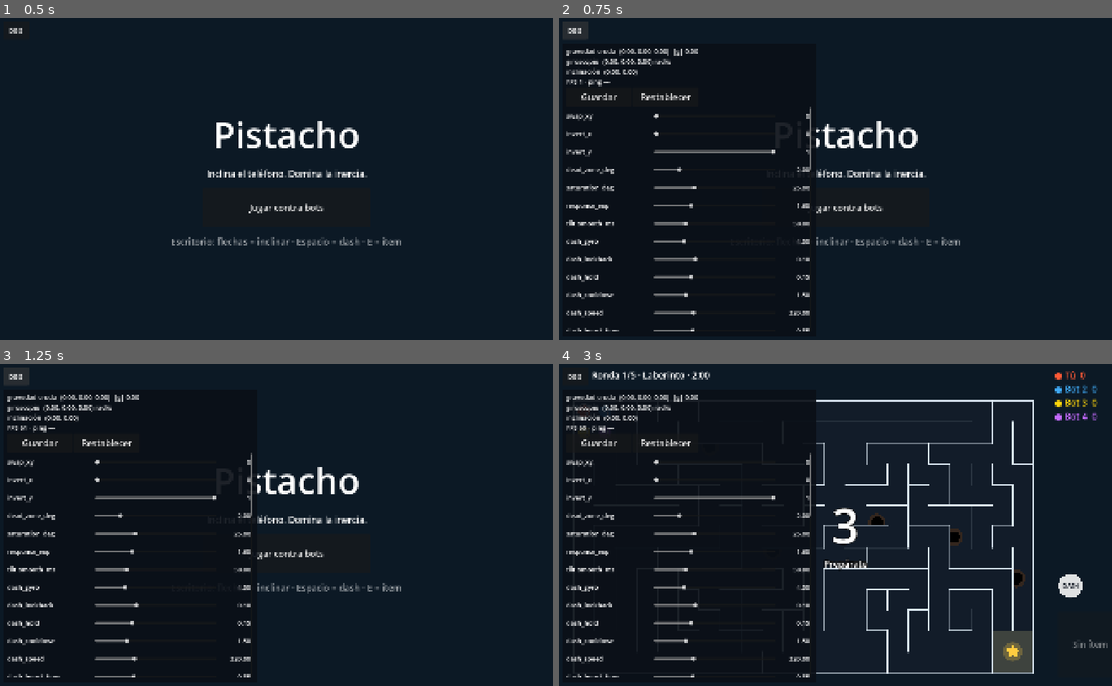
Above: before the commit, frames 1-4 (two rows, left to right).
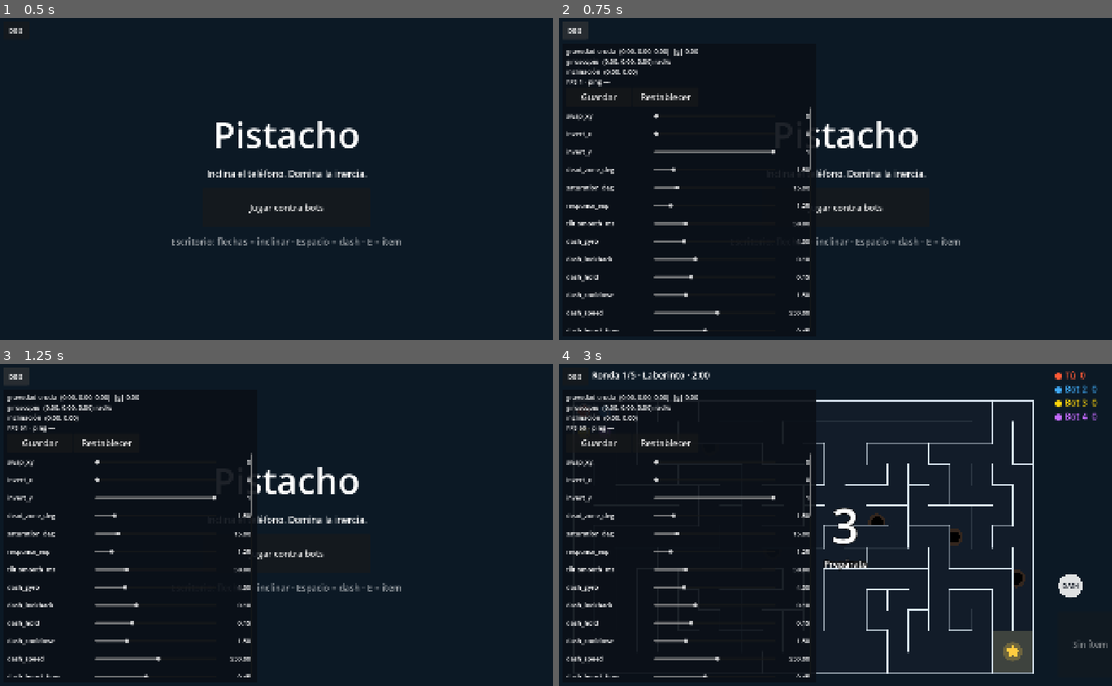
Above: after the commit, the same moments.

Repository: varinia-idk/Pistacho
Game: Godot game, scene res://scenes/main.tscn
Same seed, same stepped clock (60 frames per second), same inputs: the game is played once before the commit and once after it.
Inputs:
- Up to frame 1 (0.5 s): no input
- Up to frame 2 (0.75 s): click "DBG" at 0.5 s
- Up to frame 3 (1.25 s): no input
- Up to frame 4 (3 s): click "Guardar" at 1.25 s; click "Restablecer" at 2 s; click "Jugar contra bots" at 2.75 s

Frame 1 is identical in both runs. In frame 2, 0.2% of the frame differs, in the area x 19-46%, y 46-98%; in frame 3, 0.2%; in frame 4, 0.2%.

Commit message:
Control más sensible, rebotes por pares y dash notable
- Inclinación proyectada en el plano tangente a g0: no pierde sensibilidad
  al sostener el teléfono inclinado. Curva 1.5°/15°/1.25.
- Rebote resultante configurable por par (pared 0.05, jugadores 0.6),
  compensando que Godot suma los rebotes de ambos cuerpos.
- Dash: anula la velocidad en contra, 550 px/s, sin amortiguación durante
  el impulso, estela, onda y vibración.
- config.json guarda solo valores cambiados, con versión.
- Test de inclinación headless.

Co-Authored-By: Claude Opus 5.5 <noreply@anthropic.com>

Diff:
--- a/scripts/autoload/config.gd
+++ b/scripts/autoload/config.gd
@@ -5,21 +5,23 @@
 signal changed(key: String)
 
 const PATH := "user://config.json"
+## Subir al cambiar el significado de una clave: los ajustes guardados con otra versión se descartan.
+const VERSION := 2
 const DEFAULTS := {
 	# Control
 	"swap_xy": [0, 0, 1],
 	"invert_x": [0, 0, 1],
 	"invert_y": [1, 0, 1],
-	"dead_zone_deg": [2.0, 0.0, 10.0],
-	"saturation_deg": [25.0, 8.0, 60.0],
-	"response_exp": [1.6, 1.0, 3.0],
+	"dead_zone_deg": [1.5, 0.0, 10.0],
+	"saturation_deg": [15.0, 5.0, 60.0],
+	"response_exp": [1.25, 1.0, 3.0],
 	"tilt_smooth_ms": [50.0, 0.0, 200.0],
 	"dash_gyro": [4.0, 1.5, 12.0],
 	"dash_lookback": [0.1, 0.0, 0.3],
 	"dash_hold": [0.15, 0.0, 0.5],
 	"dash_cooldown": [1.5, 0.3, 5.0],
-	"dash_speed": [320.0, 50.0, 900.0],
-	"dash_boost_time": [0.35, 0.05, 1.0],
+	"dash_speed": [550.0, 50.0, 1000.0],
+	"dash_boost_time": [0.45, 0.05, 1.0],
 	"vibration": [1, 0, 1],
 	"hit_vibe_dv": [140.0, 20.0, 600.0],
 	# Física
@@ -28,8 +30,8 @@
 	"max_speed": [380.0, 120.0, 900.0],
 	"damping": [1.0, 0.0, 6.0],
 	"friction": [0.1, 0.0, 1.0],
-	"player_bounce": [0.6, 0.0, 1.0],
-	"wall_bounce": [0.2, 0.0, 1.0],
+	"player_bounce": [0.6, 0.0, 1.0],   # Rebote resultante entre jugadores.
+	"wall_bounce": [0.05, 0.0, 1.0],    # Rebote resultante contra paredes.
 	# Partida
 	"rounds": [5, 1, 15],
 	"round_time": [120.0, 30.0, 300.0],
@@ -118,12 +120,18 @@
 	changed.emit("")
 
 
+## Solo guarda lo que difiere del valor por defecto: los cambios de defaults llegan a quien no tocó esa clave.
 func save_file() -> void:
+	var overrides := {"_version": VERSION}
+	var base := defaults()
+	for key: String in _values:
+		if _values[key] != base[key]:
+			overrides[key] = _values[key]
 	var file := FileAccess.open(PATH, FileAccess.WRITE)
 	if file == null:
 		push_warning("No se pudo guardar %s: %s" % [PATH, error_string(FileAccess.get_open_error())])
 		return
-	file.store_string(JSON.stringify(_values, "\t", true))
+	file.store_string(JSON.stringify(overrides, "\t", true))
 
 
 func load_file() -> void:
@@ -133,6 +141,9 @@
 	if not parsed is Dictionary:
 		push_warning("Ignorando %s: JSON inválido" % PATH)
 		return
+	if parsed.get("_version", 0) != VERSION:
+		push_warning("Ignorando %s: guardado con otra versión de Config" % PATH)
+		return
 	for key: Variant in parsed:
 		var stored: Variant = parsed[key]
 		if key is String and (stored is float or stored is int):
--- a/scripts/autoload/game.gd
+++ b/scripts/autoload/game.gd
@@ -102,6 +102,7 @@
 		if slot == local_slot:
 			player.hit.connect(_on_local_hit)
 			player.fell.connect(_vibrate.bind(120))
+			player.dashed.connect(_vibrate.bind(30))
 		elif mode.uses_bots():
 			bots.append(Bot.new(slot, _rng.randi()))
 	tilt.reset()
--- /dev/null
+++ b/scripts/input/tilt_math.gd
@@ -0,0 +1,26 @@
+extends RefCounted
+## Matemática pura de la inclinación (sin autoloads, para probarla en headless).
+
+
+## Ejes del plano tangente a g0, alineados con la pantalla (x derecha, y arriba en coordenadas del sensor).
+## Proyectar sobre ellos da |v| = sin(ángulo respecto a g0) sin importar cómo se sostenga el teléfono;
+## las componentes XY crudas de (g − g0) se reducen por cos(inclinación de sujeción).
+static func basis(g0: Vector3) -> Array[Vector3]:
+	var right := Vector3.RIGHT - g0 * g0.dot(Vector3.RIGHT)
+	if right.length() < 0.1:
+		return [Vector3.RIGHT, Vector3.UP]
+	right = right.normalized()
+	return [right, right.cross(g0).normalized()]
+
+
+static func project(gravity_unit: Vector3, axes: Array[Vector3]) -> Vector2:
+	return Vector2(gravity_unit.dot(axes[0]), gravity_unit.dot(axes[1]))
+
+
+## Zona muerta y saturación como sin(ángulo); curva radial pow(t, exponente).
+static func shape(v: Vector2, dead: float, full: float, exponent: float) -> Vector2:
+	var magnitude := v.length()
+	if magnitude <= dead or full <= dead:
+		return Vector2.ZERO
+	var t := clampf((magnitude - dead) / (full - dead), 0.0, 1.0)
+	return v / magnitude * pow(t, exponent)
--- a/scripts/input/tilt_reader.gd
+++ b/scripts/input/tilt_reader.gd
@@ -1,6 +1,8 @@
 extends RefCounted
 ## Inclinación local: Input.get_gravity() en móvil, flechas en escritorio.
 ## Nunca integra el giroscopio; solo lo usa para detectar el gesto de dash.
+
+const TiltMath = preload("res://scripts/input/tilt_math.gd")
 
 var raw_gravity := Vector3.ZERO
 var raw_gyro := Vector3.ZERO
@@ -9,6 +11,7 @@
 var calibrating := false
 var use_sensors := OS.has_feature("mobile")
 
+var _axes: Array[Vector3] = TiltMath.basis(Vector3(0.0, 0.0, -1.0))
 var _calibration_sum := Vector3.ZERO
 var _dash_pending := false
 var _armed := true
@@ -48,6 +51,7 @@
 	calibrating = false
 	if _calibration_sum.length() > 0.5:
 		g0 = _calibration_sum.normalized()
+		_axes = TiltMath.basis(g0)
 	value = Vector2.ZERO
 
 
@@ -67,32 +71,21 @@
 func _from_gravity() -> Vector2:
 	if raw_gravity.length() < 1.0:
 		return Vector2.ZERO
-	var d := raw_gravity.normalized() - g0
-	var v := Vector2(d.x, d.y)
+	# Componentes de (g − g0) en el plano tangente a g0 (ver tilt_math.gd).
+	var v := TiltMath.project(raw_gravity.normalized(), _axes)
 	if Config.flag("swap_xy"):
 		v = Vector2(v.y, v.x)
 	if Config.flag("invert_x"):
 		v.x = -v.x
 	if Config.flag("invert_y"):
 		v.y = -v.y
-	return curve(v)
+	return TiltMath.shape(v, sin(deg_to_rad(Config.value("dead_zone_deg"))), sin(deg_to_rad(Config.value("saturation_deg"))), Config.value("response_exp"))
 
 
 func _from_keys() -> Vector2:
 	return Vector2(
 		float(Input.is_physical_key_pressed(KEY_RIGHT)) - float(Input.is_physical_key_pressed(KEY_LEFT)),
 		float(Input.is_physical_key_pressed(KEY_DOWN)) - float(Input.is_physical_key_pressed(KEY_UP))).limit_length(1.0)
-
-
-## Zona muerta y saturación como sin(ángulo); curva radial pow(t, response_exp).
-static func curve(v: Vector2) -> Vector2:
-	var dead := sin(deg_to_rad(Config.value("dead_zone_deg")))
-	var full := sin(deg_to_rad(Config.value("saturation_deg")))
-	var magnitude := v.length()
-	if magnitude <= dead or full <= dead:
-		return Vector2.ZERO
-	var t := clampf((magnitude - dead) / (full - dead), 0.0, 1.0)
-	return v / magnitude * pow(t, Config.value("response_exp"))
 
 
 func _detect_dash(delta: float) -> void:
--- a/scripts/modes/maze/maze_mode.gd
+++ b/scripts/modes/maze/maze_mode.gd
@@ -25,6 +25,7 @@
 var finish_order: Array[int] = []
 var history: Dictionary[int, Array] = {}
 var _effects := Node2D.new()
+var _walls: StaticBody2D
 var _bot_run: Dictionary[int, int] = {}
 var _bot_axis: Dictionary[int, Vector2] = {}
 var _bot_hole: Dictionary[int, int] = {}
@@ -62,12 +63,13 @@
 
 func build_physics() -> void:
 	var body := StaticBody2D.new()
+	_walls = body
 	body.name = "Walls"
 	body.collision_layer = Player.LAYER_WALLS
 	body.collision_mask = 0
 	body.physics_material_override = PhysicsMaterial.new()
-	body.physics_material_override.bounce = Config.value("wall_bounce")
-	body.physics_material_override.friction = Config.value("friction")
+	Player.configure_wall_material(body.physics_material_override)
+	Config.changed.connect(_on_config_changed)
 	for i in range(0, segments.size(), 2):
 		var from := segments[i]
 		var to := segments[i + 1]
@@ -81,6 +83,10 @@
 		collider.position = (from + to) * 0.5
 		body.add_child(collider)
 	add_child(body)
+
+
+func _on_config_changed(_key: String) -> void:
+	Player.configure_wall_material(_walls.physics_material_override)
 
 
 func spawn_points() -> Array[Vector2]:
--- a/scripts/players/player.gd
+++ b/scripts/players/player.gd
@@ -3,6 +3,7 @@
 
 signal hit(strength: float)
 signal fell
+signal dashed
 
 enum State { ALIVE, FALLING }
 
@@ -60,10 +61,19 @@
 	Config.changed.connect(_apply_config)
 
 
+## Godot suma los rebotes de ambos cuerpos (y la fricción usa el mínimo). Cada jugador aporta la mitad
+## de player_bounce; la pared aporta la diferencia hasta wall_bounce, restándola (absorbent) si es negativa.
 func _apply_config(_key: String) -> void:
 	linear_damp = Config.value("damping")
 	physics_material_override.friction = Config.value("friction")
-	physics_material_override.bounce = Config.value("player_bounce")
+	physics_material_override.bounce = Config.value("player_bounce") * 0.5
+
+
+static func configure_wall_material(wall: PhysicsMaterial) -> void:
+	var contribution := Config.value("wall_bounce") - Config.value("player_bounce") * 0.5
+	wall.absorbent = contribution < 0.0
+	wall.bounce = absf(contribution)
+	wall.friction = Config.value("friction")
 
 
 ## Paso de reglas comunes; lo llama GameMode.physics_step antes del paso físico.
@@ -75,11 +85,11 @@
 		teleport(respawn_at)
 		invuln_until = time + Config.value("invuln_time")
 		_set_layers(true)
-	var max_speed := Config.value("max_speed")
-	var boost := 0.0
-	if time < boost_until:
-		boost = Config.value("dash_speed") * (boost_until - time) / Config.value("dash_boost_time")
-	_speed_cap = max_speed + boost
+	# Durante el dash: sin amortiguación y con un tope de velocidad que cae al final (1 − p²).
+	var boosting := time < boost_until
+	var progress := 1.0 - (boost_until - time) / Config.value("dash_boost_time") if boosting else 1.0
+	linear_damp = 0.0 if boosting else Config.value("damping")
+	_speed_cap = Config.value("max_speed") + Config.value("dash_speed") * (1.0 - progress * progress)
 	if state == State.ALIVE:
 		apply_central_force(tilt * Config.value("tilt_accel") * mass)
 	_update_view()
@@ -91,10 +101,14 @@
 	var direction := tilt if tilt.length() > 0.15 else linear_velocity
 	if direction.length() < 0.001:
 		return false
-	apply_central_impulse(direction.normalized() * Config.value("dash_speed") * mass)
+	direction = direction.normalized()
+	# Anula la velocidad en contra antes del impulso: el dash también sirve para girar en seco.
+	var against := minf(linear_velocity.dot(direction), 0.0)
+	apply_central_impulse(direction * (Config.value("dash_speed") - against) * mass)
 	dash_ready_at = time + Config.value("dash_cooldown")
 	boost_until = time + Config.value("dash_boost_time")
 	_dashed = true
+	dashed.emit()
 	return true
 
 
@@ -161,6 +175,7 @@
 	view.invulnerable = ghost or is_invulnerable()
 	var cooldown := Config.value("dash_cooldown")
 	view.dash_ready = clampf(1.0 - (dash_ready_at - clock) / cooldown, 0.0, 1.0)
+	view.boost = clampf((boost_until - clock) / Config.value("dash_boost_time"), 0.0, 1.0)
 	if linear_velocity.length() > 20.0:
 		view.heading = linear_velocity.normalized()
 	elif tilt.length() > 0.1:
--- a/scripts/players/player_view.gd
+++ b/scripts/players/player_view.gd
@@ -7,6 +7,7 @@
 var falling := 0.0          ## 0..1 progreso de la caída
 var invulnerable := false
 var dash_ready := 1.0       ## 0..1 recarga del dash
+var boost := 0.0            ## 1 al iniciar el dash, 0 al terminar
 var heading := Vector2.RIGHT
 
 
@@ -21,6 +22,11 @@
 	var body := color.darkened(falling * 0.6)
 	if invulnerable:
 		body.a = 0.5
+	if boost > 0.0:
+		# Estela detrás y onda expansiva al arrancar el dash.
+		for k in range(4, 0, -1):
+			draw_circle(-heading * size * 0.6 * k, size * (1.0 - 0.14 * k), Color(color, 0.5 * boost * (1.0 - k / 5.0)), true, -1.0, true)
+		draw_arc(Vector2.ZERO, size + 8.0 + 40.0 * (1.0 - boost), 0.0, TAU, 48, Color(1, 1, 1, boost * boost), 4.0, true)
 	draw_circle(Vector2(0.0, size * 0.22), size, Color(0, 0, 0, 0.35 * body.a), true, -1.0, true)
 	draw_circle(Vector2.ZERO, size, body, true, -1.0, true)
 	draw_circle(Vector2(-0.3, -0.35) * size, size * 0.28, Color(1, 1, 1, 0.35 * body.a), true, -1.0, true)
--- /dev/null
+++ b/tests/test_tilt.gd
@@ -0,0 +1,41 @@
+extends SceneTree
+## godot --headless --path . -s res://tests/test_tilt.gd
+
+const TiltMath = preload("res://scripts/input/tilt_math.gd")
+const TILT_DEG := 10.0
+
+
+func _init() -> void:
+	var failures := 0
+	# Sostenido plano o inclinado hacia el jugador: inclinar 10° debe medir sin(10°) en las 4 direcciones.
+	for hold in [0.0, 30.0, 45.0, 60.0]:
+		var g0 := Vector3(0.0, 0.0, -1.0).rotated(Vector3.RIGHT, deg_to_rad(hold))
+		var axes := TiltMath.basis(g0)
+		# Girar el teléfono un ángulo sobre un eje perpendicular a g0 (cabeceo: eje X de la pantalla;
+		# alabeo: eje horizontal hacia delante) gira la gravedad medida ese mismo ángulo.
+		# Un giro positivo sobre axes[1] lleva la gravedad hacia −x; sobre axes[0], hacia +y.
+		for turn: Array in [[axes[1], -1.0, Vector2.RIGHT], [axes[1], 1.0, Vector2.LEFT], [axes[0], 1.0, Vector2.DOWN], [axes[0], -1.0, Vector2.UP]]:
+			var direction: Vector2 = turn[2]
+			var g := g0.rotated(turn[0], deg_to_rad(TILT_DEG) * turn[1])
+			var v := TiltMath.project(g, axes)
+			if absf(v.length() - sin(deg_to_rad(TILT_DEG))) > 1e-4 or v.normalized().dot(direction) < 0.9999:
+				failures += 1
+				printerr("sujeción %.0f°, dirección %s: %s" % [hold, direction, v])
+	# Curva: cero dentro de la zona muerta, 1 en saturación, monótona en medio.
+	var dead := sin(deg_to_rad(1.5))
+	var full := sin(deg_to_rad(15.0))
+	if TiltMath.shape(Vector2(dead * 0.9, 0.0), dead, full, 1.25) != Vector2.ZERO:
+		failures += 1
+		printerr("zona muerta")
+	if not is_equal_approx(TiltMath.shape(Vector2(0.0, full), dead, full, 1.25).length(), 1.0):
+		failures += 1
+		printerr("saturación")
+	var previous := 0.0
+	for k in range(1, 40):
+		var out := TiltMath.shape(Vector2(full * k / 30.0, 0.0), dead, full, 1.25).length()
+		if out < previous:
+			failures += 1
+			printerr("curva no monótona en %d" % k)
+		previous = out
+	print("test_tilt: %d fallos" % failures)
+	quit(1 if failures else 0)
Not shown, added: scripts/input/tilt_math.gd.uid
Not shown, added: tests/test_tilt.gd.uid
Not shown, changed: DESIGN.md
